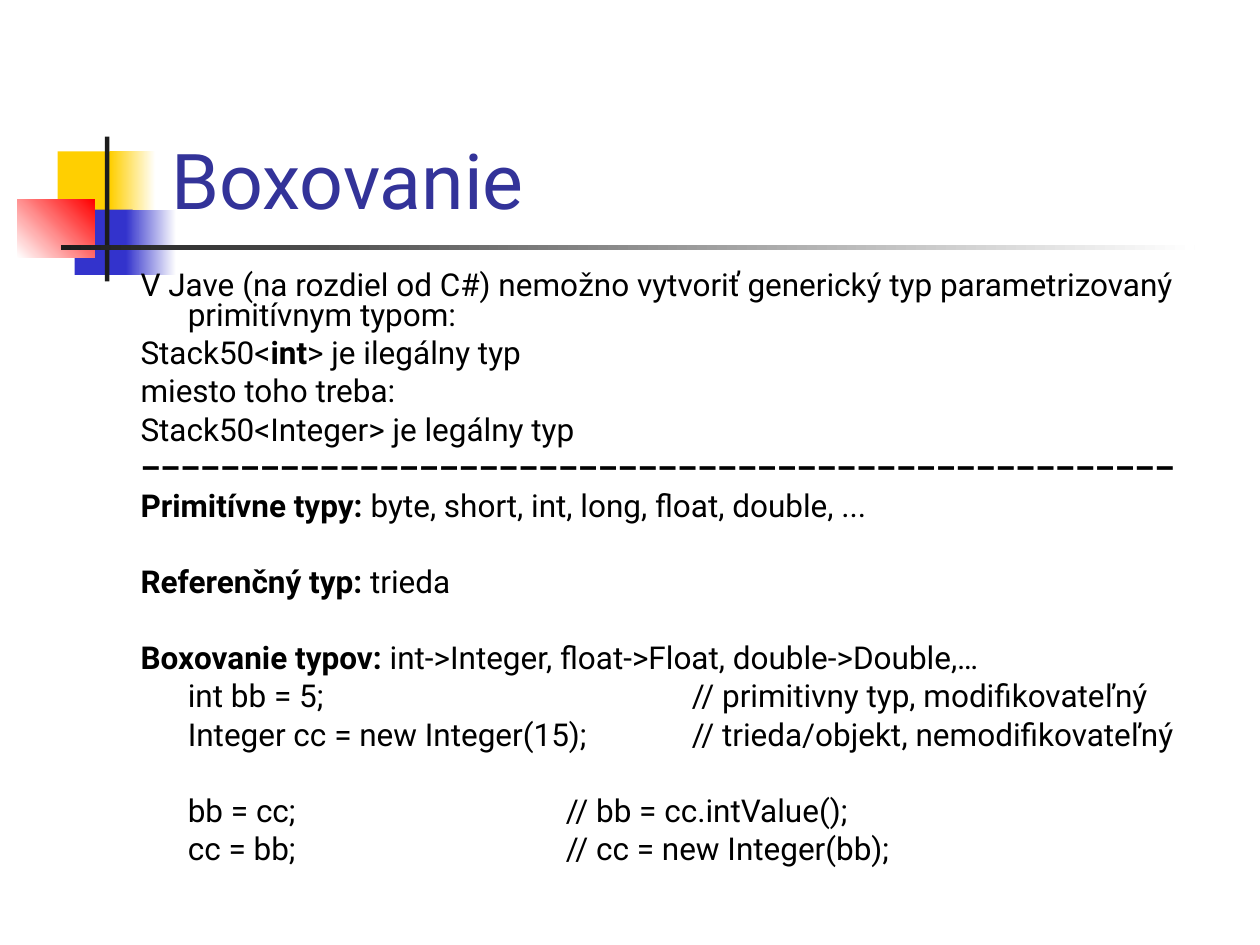
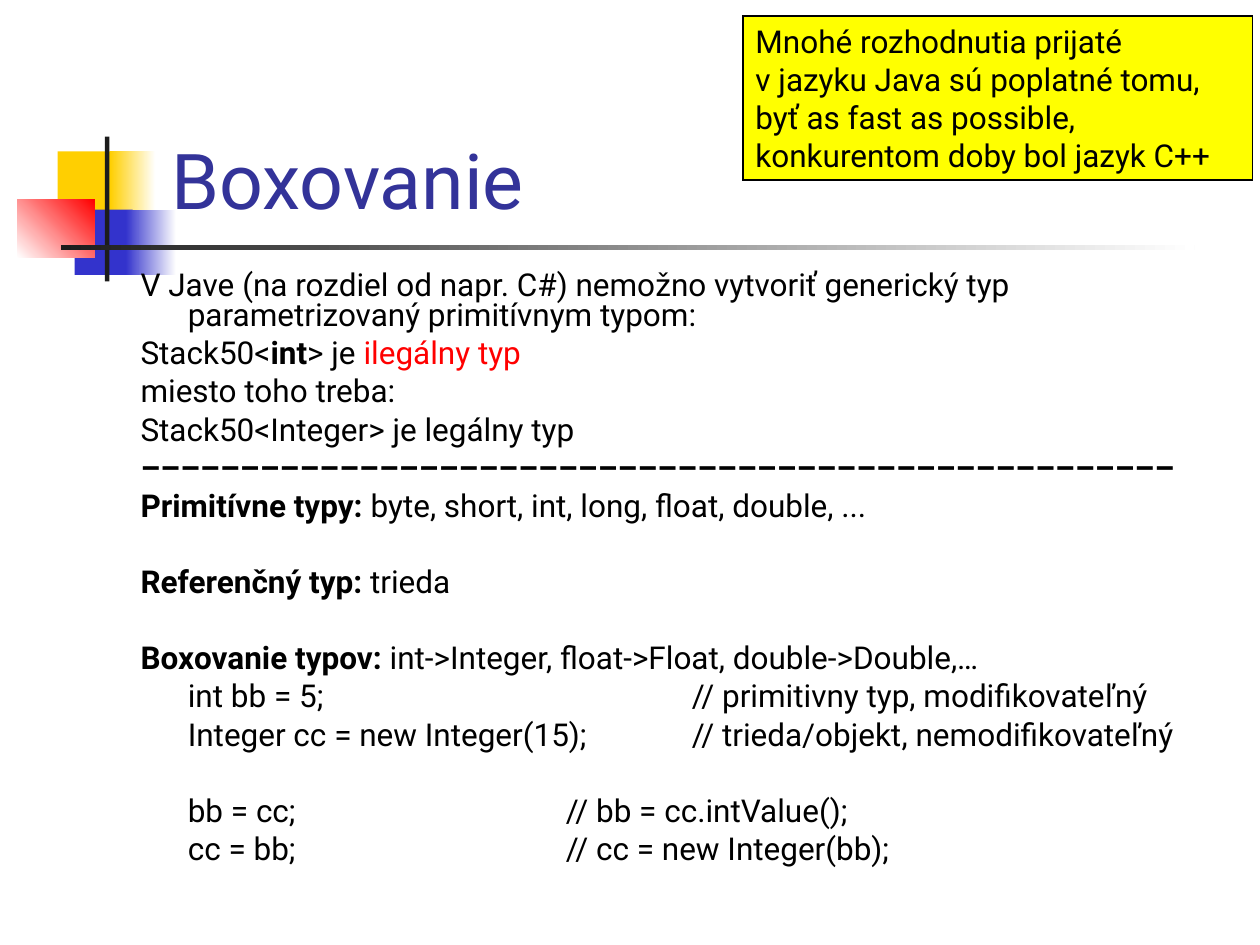
Before and after one commit to Programovanie4/Prednasky, a slide deck: slide 13 of 05/05_java.ppt. Drawn at 1260x945 pixels with LibreOffice and Linux fonts; fonts in the diff are those of the drawing. Boxes give left, top, right and bottom in pixels: in the first picture for what was removed or moved away, otherwise in the second. Text is boxed around its words. In the diff, an @@ line names an element or a change of style, - is before the commit and + after.

```diff
--- a/05/05_java.ppt
+++ b/05/05_java.ppt
@@ rectangle added at [743, 16, 1252, 180], fill #FFFF00, outline #000000 0.74 pt, 18 pt, text #000000 @@
+Mnohé rozhodnutia prijaté
+v jazyku Java sú poplatné tomu,
+byť as fast as possible,
+konkurentom doby bol jazyk C++
@@ text at [141, 267, 1009, 333]: text changed @@
-V Jave (na rozdiel od C#) nemožno vytvoriť generický typ parametrizovaný primitívnym typom:
+V Jave (na rozdiel od napr. C#) nemožno vytvoriť generický typ parametrizovaný primitívnym typom:
@@ text at [141, 340, 521, 371]: text colour #000000 to #FF0000 in "ilegálny typ" @@
```
Also in this commit, not shown: 28 other slides changed, 1 slide added, 1 slide removed, 1 other file.
